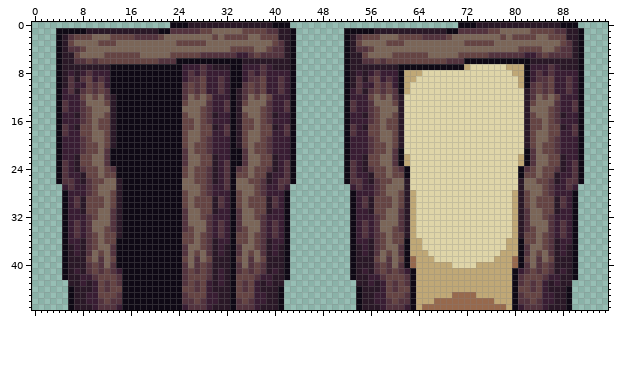
Sprite sheet: objects/doors/sprites/caveDoor.png. The picture above is the old version.
The file is 96x48 pixels. Colours within 5 levels of each other are drawn and written as one.
The same view after the edit:
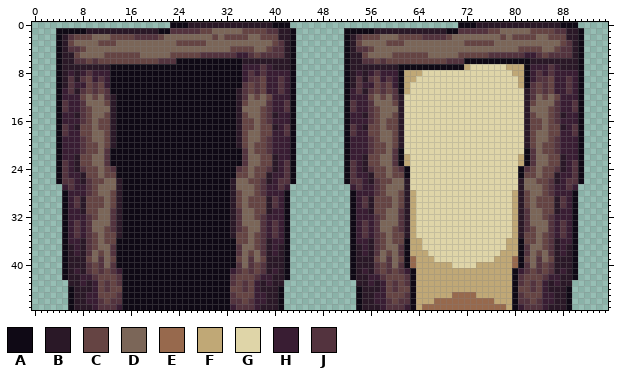
Palette (. is transparent): A #0f0915  B #2a1827  C #654443  D #7b6658  E #97694d  F #c0a876  G #dfd5a8  H #391d33  J #53333e
What changed:
Changed rows in their new state; - is an unchanged pixel.
first column x 25:
 7 AAAAAAAA-
 8 AAAAAAAA-
 9 AAAAAAAA-
10 AAAAAAAA-
11 AAAAAAAA-
12 AAAAAAAA-
13 AAAAAAAA-
14 AAAAAAAA-
15 AAAAAAAA-
16 AAAAAAAA-
17 AAAAAAAA-
18 AAAAAAAA-
19 AAAAAAAA-
20 AAAAAAAA-
21 AAAAAAAA-
22 AAAAAAAA-
23 AAAAAAAA-
24 AAAAAAAA-
25 AAAAAAAA-
26 AAAAAAAAB
27 AAAAAAAAB
28 AAAAAAAAB
29 AAAAAAAAB
30 AAAAAAAAB
31 AAAAAAAAB
32 AAAAAAAAB
33 AAAAAAAAB
34 AAAAAAAAB
35 AAAAAAAAB
36 AAAAAAAA-
37 AAAAAAAA-
38 AAAAAAAA-
39 AAAAAAAA-
40 AAAAAAAA-
41 AAAAAAAAH
42 AAAAAAAAJ
43 AAAAAAAAJ
44 AAAAAAAAC
45 AAAAAAAAJ
46 AAAAAAAAJ
47 AAAAAAAAH
Where, in picture pixels (left, top, right, bottom), the same in both pictures:
changed: (182, 64, 236, 310)
